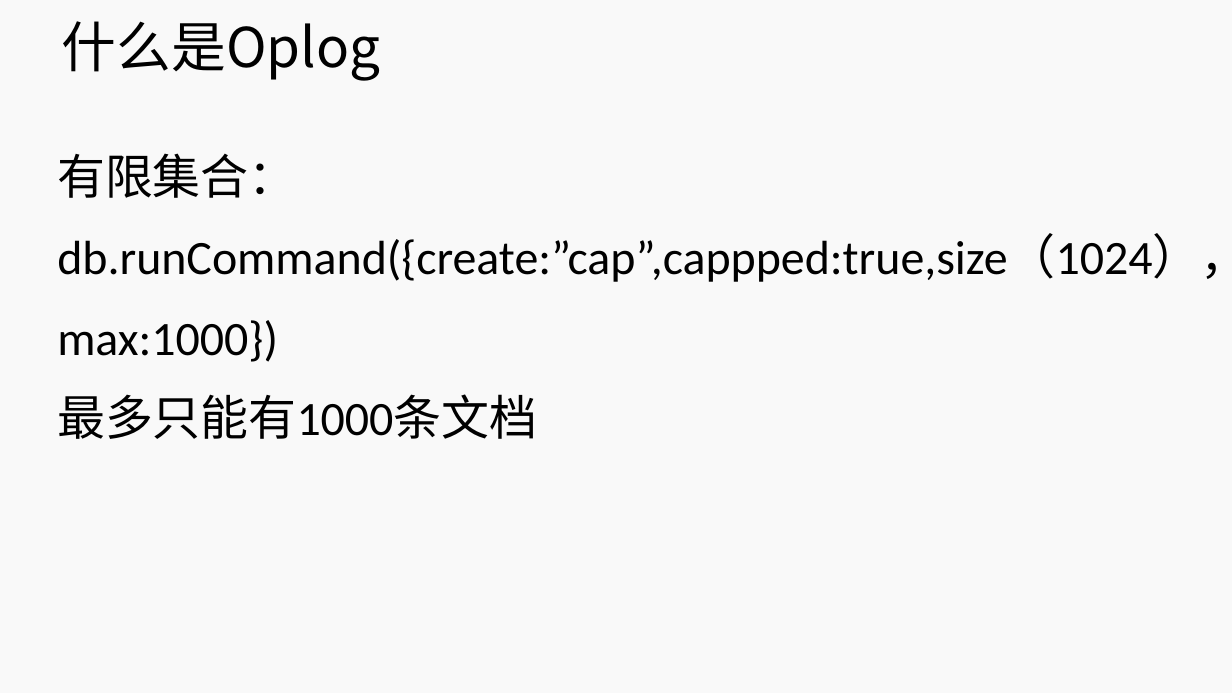
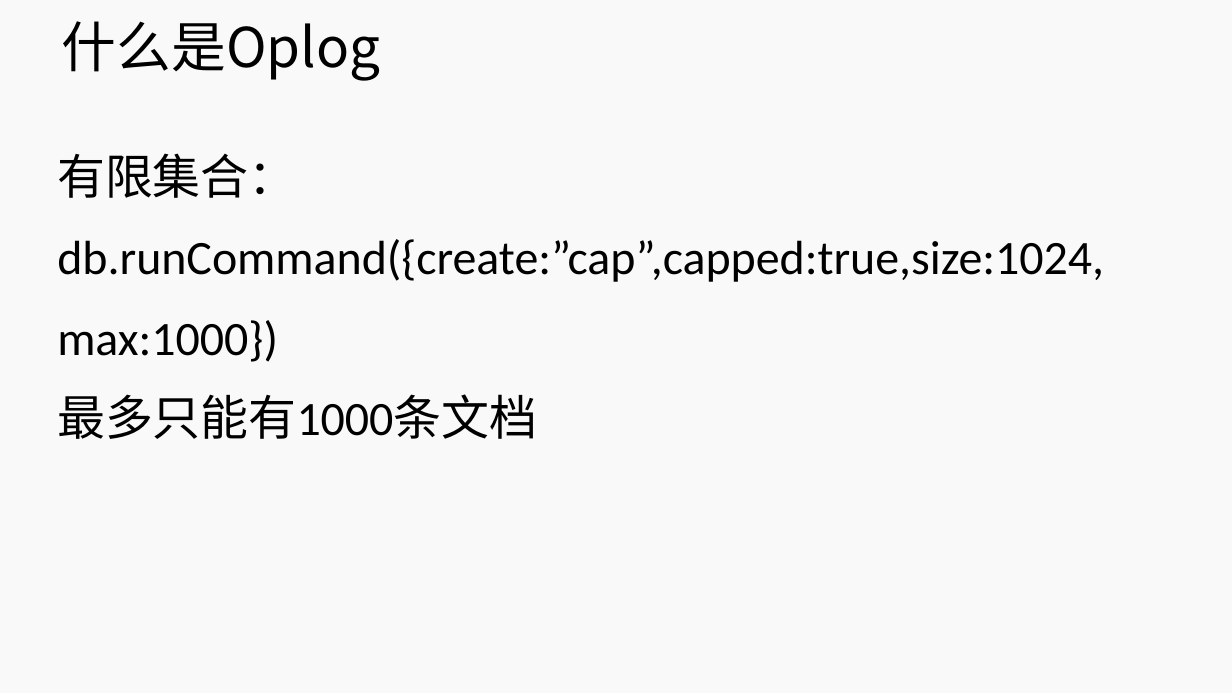
Before and after one commit to lihuanzhen2016/no-sql, a slide deck: slide 27 of PPT/12 MongoDB 复制集.pptx. Drawn at 1232x693 pixels with LibreOffice and Linux fonts; fonts in the diff are those of the drawing; background and template pictures are left out. Boxes give left, top, right and bottom in pixels: in the first picture for what was removed or moved away, otherwise in the second. Text is boxed around its words. In the diff, an @@ line names an element or a change of style, - is before the commit and + after.

```diff
--- a/PPT/12 MongoDB 复制集.pptx
+++ b/PPT/12 MongoDB 复制集.pptx
@@ subtitle at box(57, 239, 1104, 282): text changed @@
-db.runCommand({create:”cap”,cappped:true,size（1024），
+db.runCommand({create:”cap”,capped:true,size:1024,
```
Also in this commit, not shown: 7 other slides changed, 2 slides removed.
